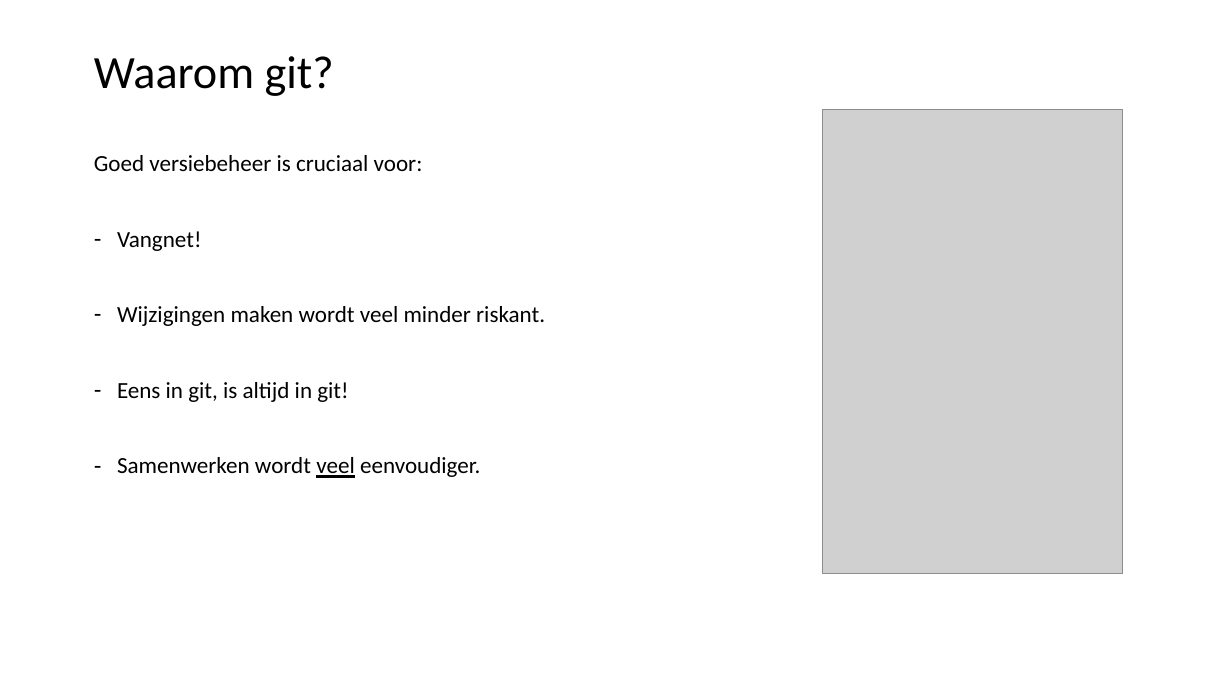
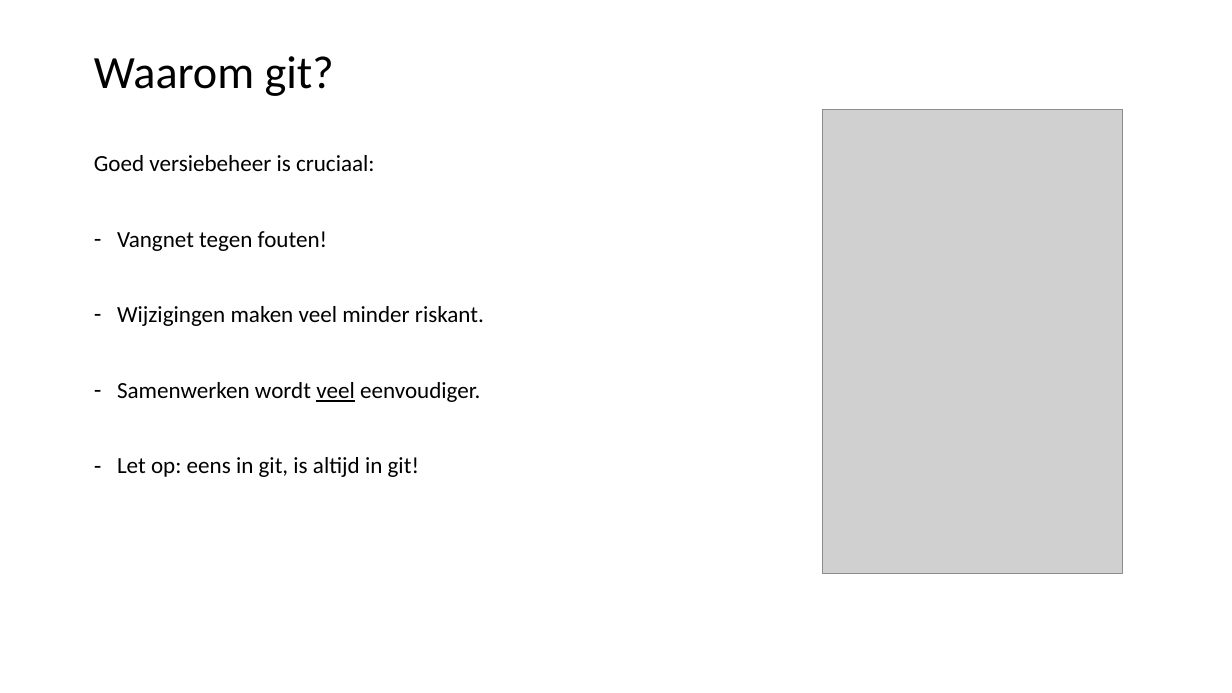
Before and after one commit to LFKoning/knowledge-sharing, a slide deck: slide 5 of git_course/1_basics/git_basic.pptx. Drawn at 1232x693 pixels with LibreOffice and Linux fonts; fonts in the diff are those of the drawing; grey boxes stand for pictures. Boxes give left, top, right and bottom in pixels: in the first picture for what was removed or moved away, otherwise in the second. Text is boxed around its words. In the diff, an @@ line names an element or a change of style, - is before the commit and + after.

```diff
--- a/git_course/1_basics/git_basic.pptx
+++ b/git_course/1_basics/git_basic.pptx
@@ text at (94, 155, 484, 326): text changed @@
-Goed versiebeheer is cruciaal voor:
-– Vangnet!
-– Wijzigingen maken wordt veel minder riskant.
-– Eens in git, is altijd in git!
+Goed versiebeheer is cruciaal:
+– Vangnet tegen fouten!
+– Wijzigingen maken veel minder riskant.
@@ text at (117, 457, 419, 477): paragraph added @@
+– Let op: eens in git, is altijd in git!
```
Also in this commit, not shown: 11 other slides changed, 1 slide added, 2 slides removed.
